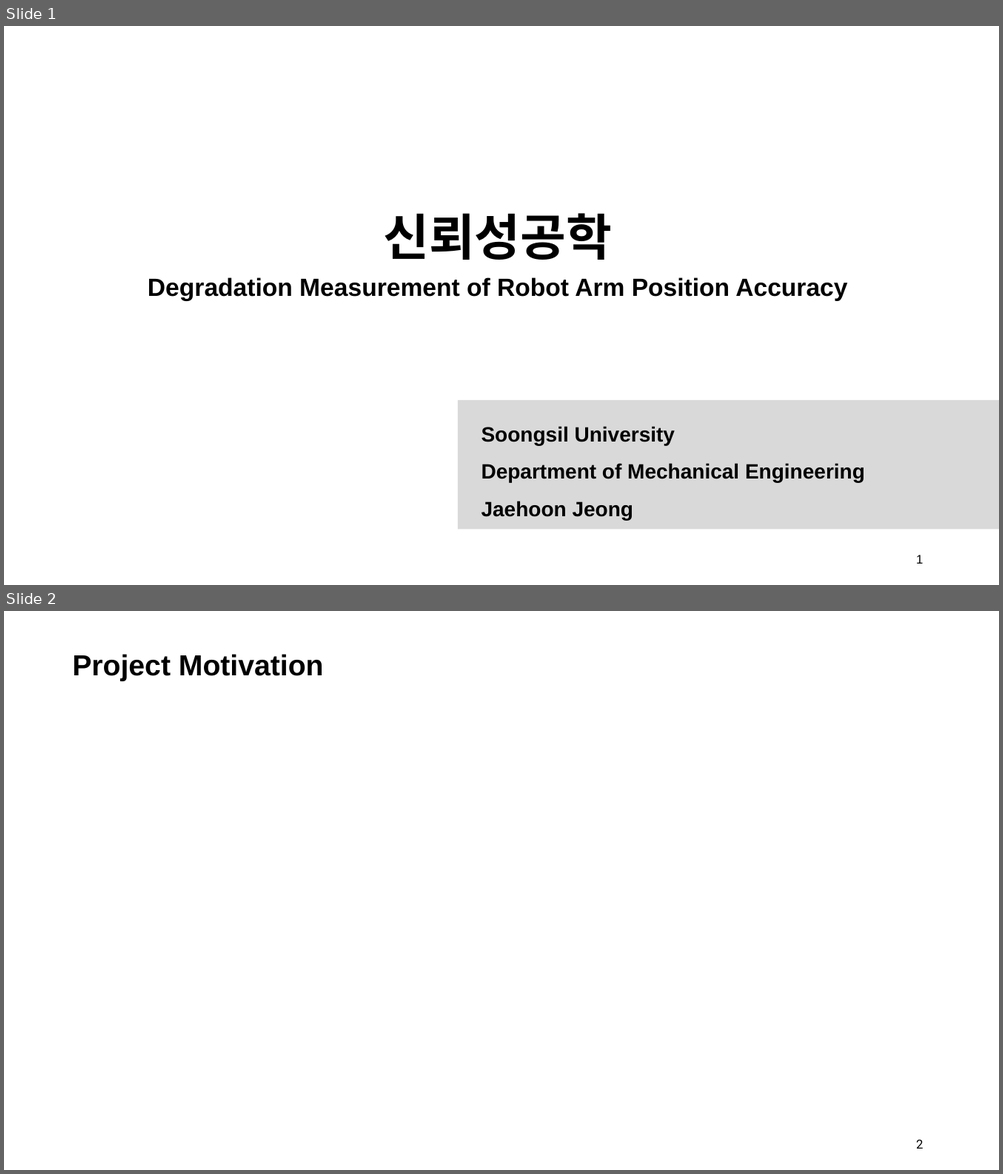
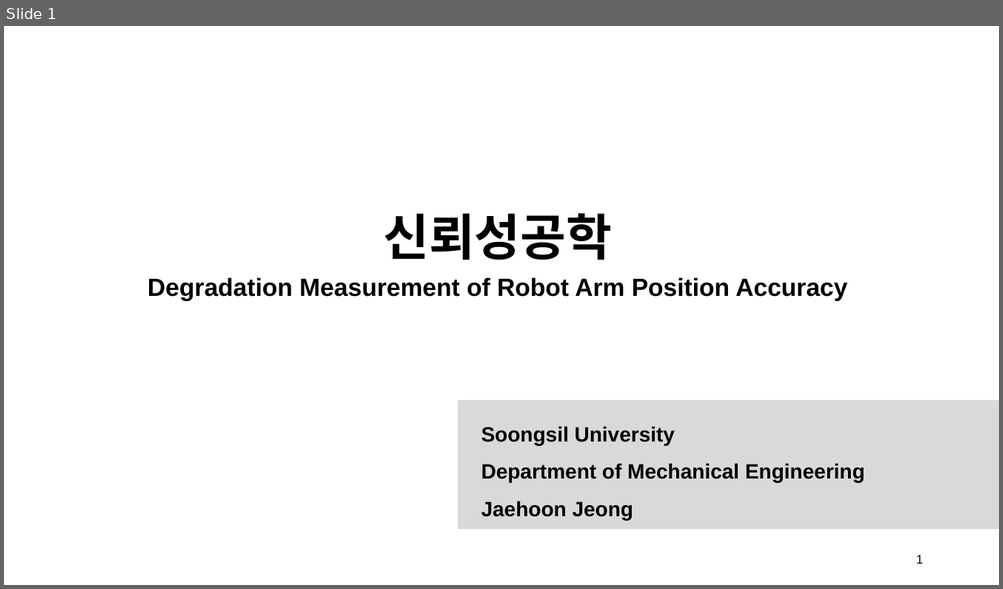
Before and after one commit to hoon001218/reliability_final_project, a slide deck: final_project.pptx. Shown one above the other, each under a label of ours: slides 1 and 2 before the commit, slide 1 after it. The pictures are 1003x1174 and 1003x589 pixels, drawn with LibreOffice and Linux fonts; fonts in the diff are those of the drawing; background and template pictures are left out. Boxes give left, top, right and bottom in pixels: in the first picture for what was removed or moved away, otherwise in the second. Text is boxed around its words. In the diff, an @@ line names an element or a change of style, - is before the commit and + after.

```diff
--- a/final_project.pptx
+++ b/final_project.pptx
@@ slide 2 removed at box(4, 611, 999, 1170), background #FFFFFF @@
@@ title removed at box(72, 654, 324, 681) @@
-Project Motivation
@@ page number removed at box(916, 1140, 922, 1149) @@
-2
```
Also in this commit, not shown: 1 slide changed, 8 slides added, 2 other slides removed, 30 other files.
